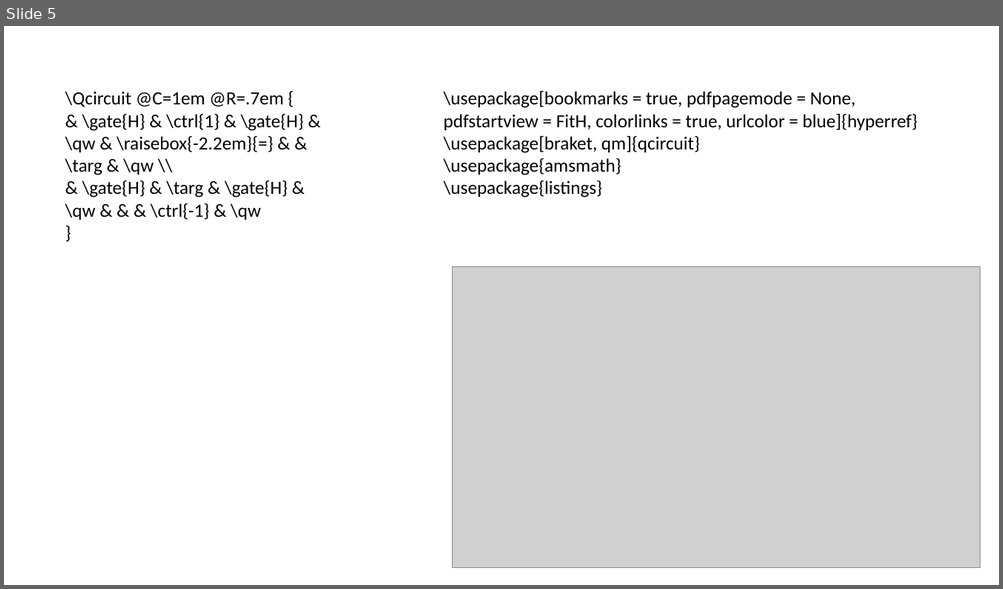
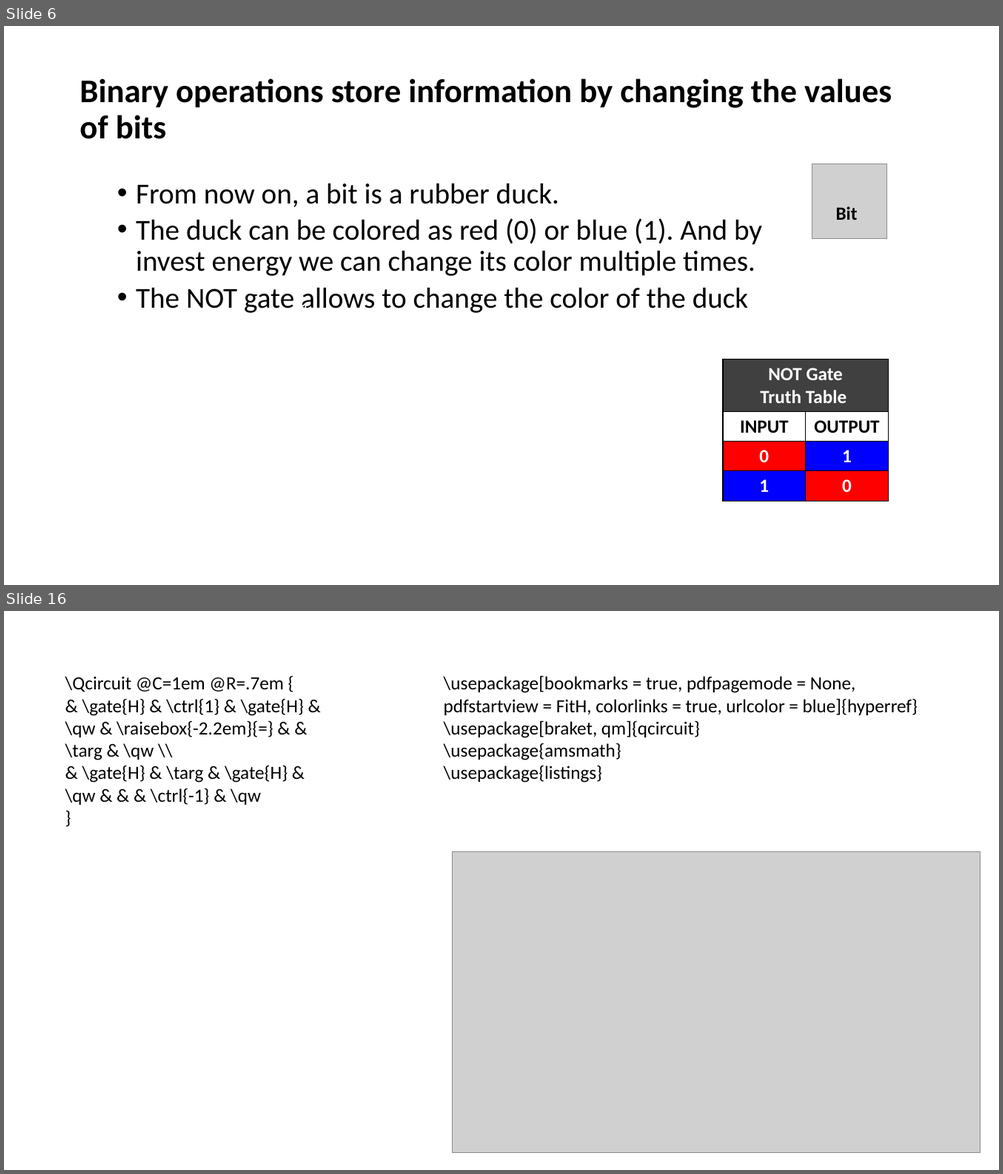
Before and after one commit to zozo123/QC-IL, a slide deck: slides/lecture temple.pptx. Shown one above the other, each under a label of ours: slide 5 before the commit, slides 6 and 16 after it; the slides between them are not shown. The pictures are 1003x589 and 1003x1174 pixels, drawn with LibreOffice and Linux fonts; fonts in the diff are those of the drawing; grey boxes stand for pictures; background and template pictures are left out. Boxes give left, top, right and bottom in pixels: in the first picture for what was removed or moved away, otherwise in the second. Text is boxed around its words. In the diff, an @@ line names an element or a change of style, - is before the commit and + after.

```diff
--- a/slides/lecture temple.pptx
+++ b/slides/lecture temple.pptx
@@ slide 6 added at box(4, 26, 999, 585), background #FFFFFF @@
@@ title added at box(79, 79, 891, 139), 32 pt, text #000000, bold @@
+Binary operations store information by changing the values of bits
@@ picture added at box(812, 164, 887, 238) @@
@@ text added at box(136, 183, 762, 313), 28 pt, text #000000 @@
+  • From now on, a bit is a rubber duck.
+  • The duck can be colored as red (0) or blue (1). And by invest energy we can change its color multiple times.
+  • The NOT gate allows to change the color of the duck
@@ text added at box(836, 207, 857, 220), 18 pt, text #000000, bold @@
+Bit
@@ text added at box(300, 301, 310, 309), 18 pt, text #FFFFFF @@
+1
@@ rectangle added at box(148, 323, 668, 566), fill #FFFFFF, outline #FFFFFF 1 pt @@
@@ table added at box(723, 360, 888, 501), 4 rows, 2 columns @@
+NOT Gate / Truth Table | 
+INPUT | OUTPUT
+0 | 1
+1 | 0
@@ what was slide 5 is now slide 16 @@
```
Also in this commit, not shown: 2 slides changed, 12 other slides added, 2 slides removed.
